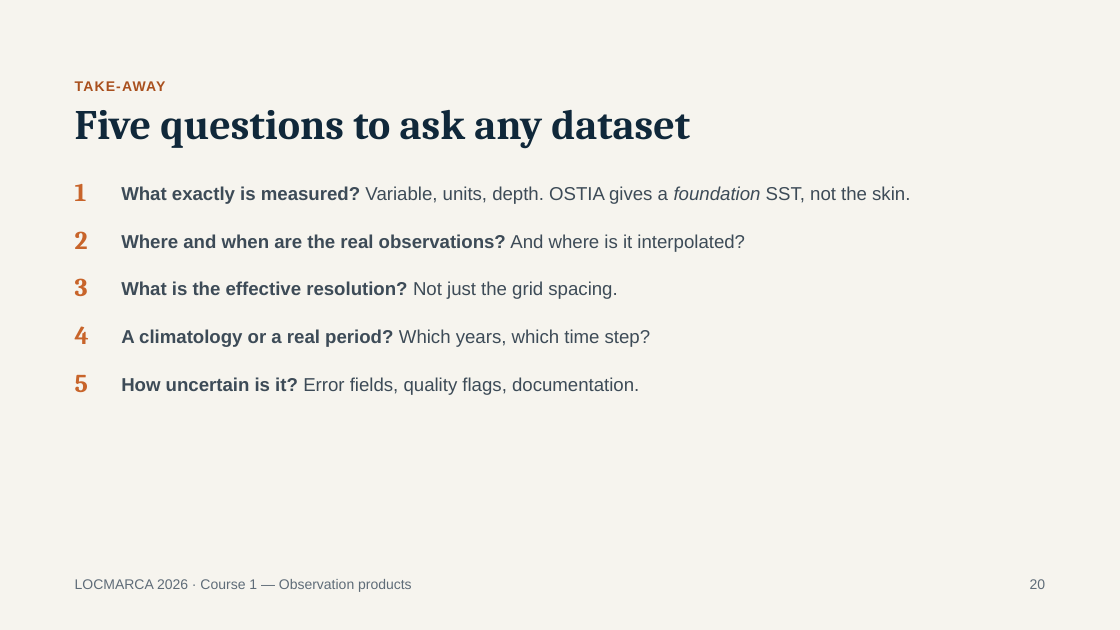
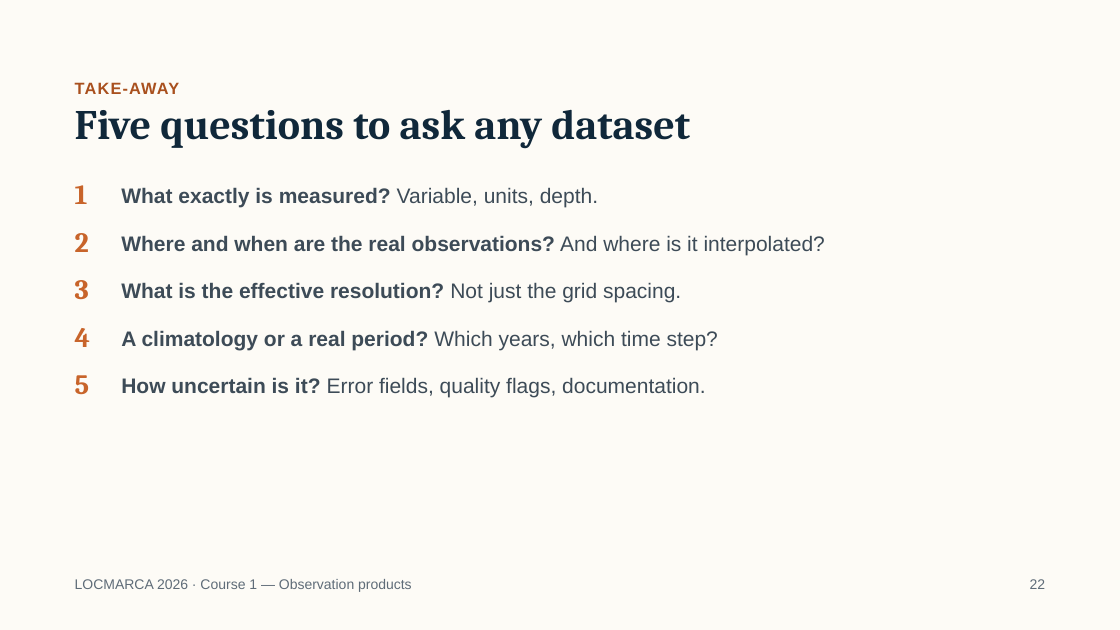
Before and after one commit to gcambon/script-locmarca, a slide deck: slide 25 of Courses/01_course_observation_products.pptx (slide 20 before the commit). Drawn at 1120x630 pixels with LibreOffice and Linux fonts; fonts in the diff are those of the drawing. Boxes give left, top, right and bottom in pixels: in the first picture for what was removed or moved away, otherwise in the second. Text is boxed around its words. In the diff, an @@ line names an element or a change of style, - is before the commit and + after.

```diff
--- a/Courses/01_course_observation_products.pptx
+++ b/Courses/01_course_observation_products.pptx
@@ background #F6F4EE to #FDFBF6 @@
@@ text "TAKE-AWAY" at box(75, 82, 180, 94): size 12 to 14 pt; line spacing 16.8pt to 19.6pt @@
@@ text at box(121, 187, 598, 208): text changed; size 16 to 18 pt; bold on @@
-What exactly is measured? Variable, units, depth. OSTIA gives a foundation SST, not the skin.
+What exactly is measured? Variable, units, depth.
@@ size 22 to 24 pt; line spacing 30.8pt to 33.6pt in 5 elements at box(75, 185, 88, 204), box(75, 233, 89, 252), box(75, 280, 89, 299), box(75, 328, 90, 347), box(75, 375, 90, 394) @@
@@ size 16 to 18 pt; line spacing 22.4pt to 25.2pt in 4 elements at box(121, 235, 825, 255), box(121, 282, 681, 303), box(121, 330, 718, 350), box(121, 377, 706, 398) @@
@@ text at box(1030, 579, 1046, 589): text changed @@
-20
+22
```
Also in this commit, not shown: 19 other slides changed, 5 slides added, 1 slide removed, 3 other files.
